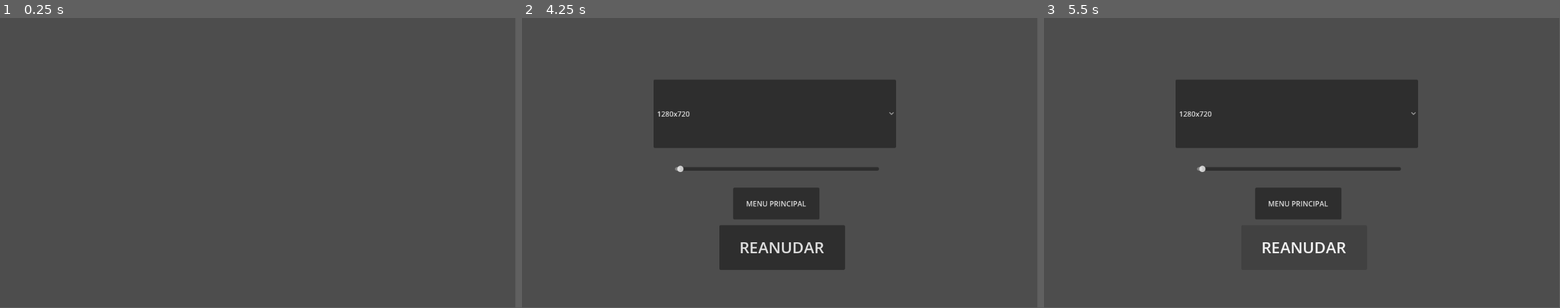
Above: before the commit, frames 1-3 (left to right).
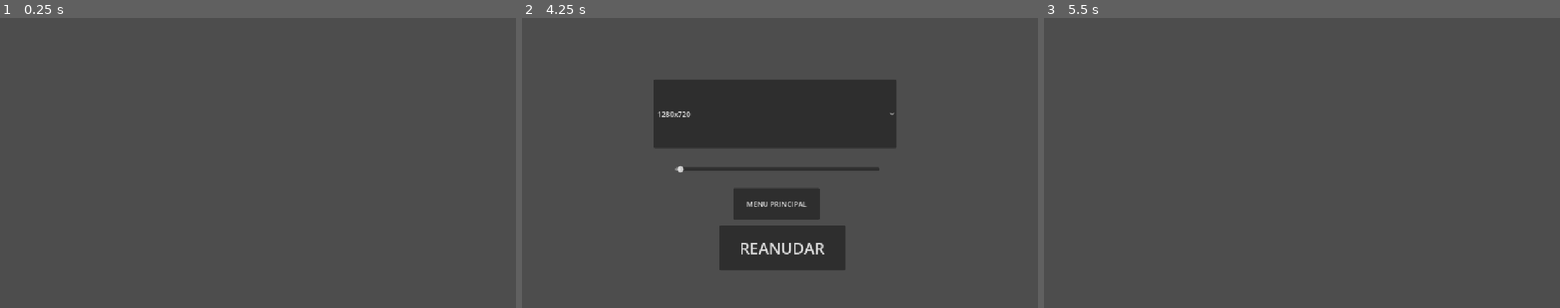
Above: after the commit, the same moments.

Repository: PiaBO/20GamesChallengeGodot
Game: Godot game, scene res://menus/pause_menu.tscn
Same seed, same stepped clock (60 frames per second), same inputs: the game is played once before the commit and once after it.
Inputs (mouse positions are in pixels of both pictures, inside the frame that each line leads up to):
- Up to frame 1 (0.25 s): no input
- Up to frame 2 (4.25 s): tap Enter at 0.5, 2, 3.5 s; tap Space at 1.25, 2.75 s; tap Escape (ui_cancel) at 4.15 s
- Up to frame 3 (5.5 s): click (1302, 247) at 4.25 s, where only the run after the commit has a clickable "REANUDAR"; tap Space at 5 s
In our replay, the window is 799x449 before the commit and 800x450 after it. These sizes can differ from the game's own. Grey fills any space a smaller window leaves; there, only what the larger window draws over its background counts as a difference.

The runs differ from the first frame. In frame 1, only the window size differs. In frame 2, 0.5% of the frame differs, in the area x 26-73%, y 32-87%; in frame 3, 13%, in the area x 25-73%, y 21-82%.

Commit message:
hotfix menus

Diff:
--- a/plantilla-menus/autoload/game_manager.gd
+++ b/plantilla-menus/autoload/game_manager.gd
@@ -66,6 +66,7 @@
 # SISTEMA DE OPCIONES
 # ==========================================
 func apply_resolution(resolution: Vector2i) -> void:
+	print("resolucion cambiada")
 	DisplayServer.window_set_size(resolution)
 	DisplayServer.window_set_mode(DisplayServer.WINDOW_MODE_WINDOWED)
 	_save_setting("video", "resolution", "%dx%d" % [resolution.x, resolution.y])
--- /dev/null
+++ b/plantilla-menus/default_bus_layout.tres
@@ -0,0 +1,4 @@
+[gd_resource type="AudioBusLayout" format=3 uid="uid://cl2b0g82e15we"]
+
+[resource]
+bus/0/volume_db = 0.46499825
--- a/plantilla-menus/menus/main_menu.tscn
+++ b/plantilla-menus/menus/main_menu.tscn
@@ -27,3 +27,7 @@
 [node name="BtnSalir" type="Button" parent="VBoxContainer" unique_id=1488053941]
 layout_mode = 2
 text = "SALIR"
+
+[connection signal="pressed" from="VBoxContainer/BtnNuevaPartida" to="." method="_on_btn_nueva_partida_pressed"]
+[connection signal="pressed" from="VBoxContainer/BtnContinuar" to="." method="_on_btn_continuar_pressed"]
+[connection signal="pressed" from="VBoxContainer/BtnSalir" to="." method="_on_btn_salir_pressed"]
--- a/plantilla-menus/menus/pause_menu.gd
+++ b/plantilla-menus/menus/pause_menu.gd
@@ -12,6 +12,7 @@
 
 func _ready() -> void:
 	# Llenar dropdown de resoluciones
+	process_mode = Node.PROCESS_MODE_ALWAYS
 	for res in resolutions:
 		res_dropdown.add_item("%dx%d" % [res.x, res.y])
 
@@ -40,8 +41,8 @@
 func _on_btn_reanudar_pressed() -> void:
 	_close_menu()
 
-func _on_res_dropdown_item_selected(index: int) -> void:
-	GameManager.apply_resolution(resolutions[index])
+#func _on_res_dropdown_item_selected(index: int) -> void:
+#	GameManager.apply_resolution(resolutions[index])
 
 func _on_vol_slider_value_changed(value: float) -> void:
 	GameManager.apply_volume("Master", value)
@@ -52,3 +53,13 @@
 
 func _on_game_paused(is_paused: bool) -> void:
 	visible = is_paused
+
+func _on_vol_slider_drag_started() -> void:
+	pass # Replace with function body.
+
+func _on_btn_menu_prinipal_pressed() -> void:
+	pass # Replace with function body.
+
+
+func _on_option_button_item_selected(index: int) -> void:
+	GameManager.apply_resolution(resolutions[index])
--- a/plantilla-menus/menus/pause_menu.tscn
+++ b/plantilla-menus/menus/pause_menu.tscn
@@ -39,3 +39,8 @@
 offset_bottom = 451.0
 text = "MENU PRINCIPAL
 "
+
+[connection signal="pressed" from="BtnReanudar" to="." method="_on_btn_reanudar_pressed"]
+[connection signal="item_selected" from="OptionButton" to="." method="_on_option_button_item_selected"]
+[connection signal="drag_started" from="VolSlider" to="." method="_on_vol_slider_drag_started"]
+[connection signal="pressed" from="BtnMenuPrinipal" to="." method="_on_btn_menu_prinipal_pressed"]
--- a/plantilla-menus/project.godot
+++ b/plantilla-menus/project.godot
@@ -19,6 +19,10 @@
 
 GameManager="*uid://3cmlkceh11mq"
 
+[display]
+
+window/stretch/mode="canvas_items"
+
 [physics]
 
 3d/physics_engine="Jolt Physics"
